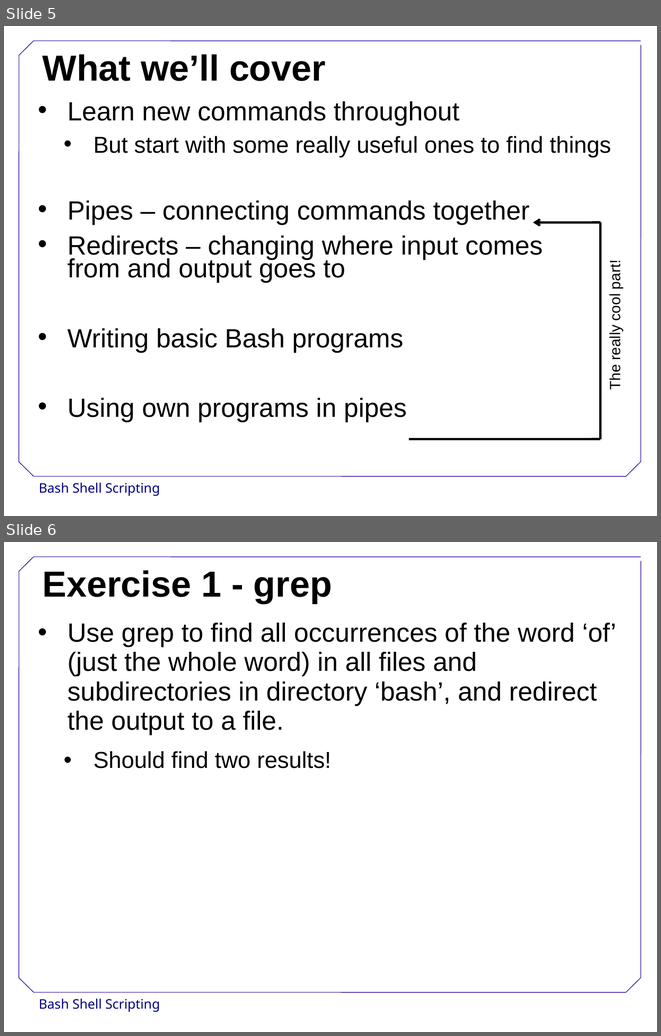
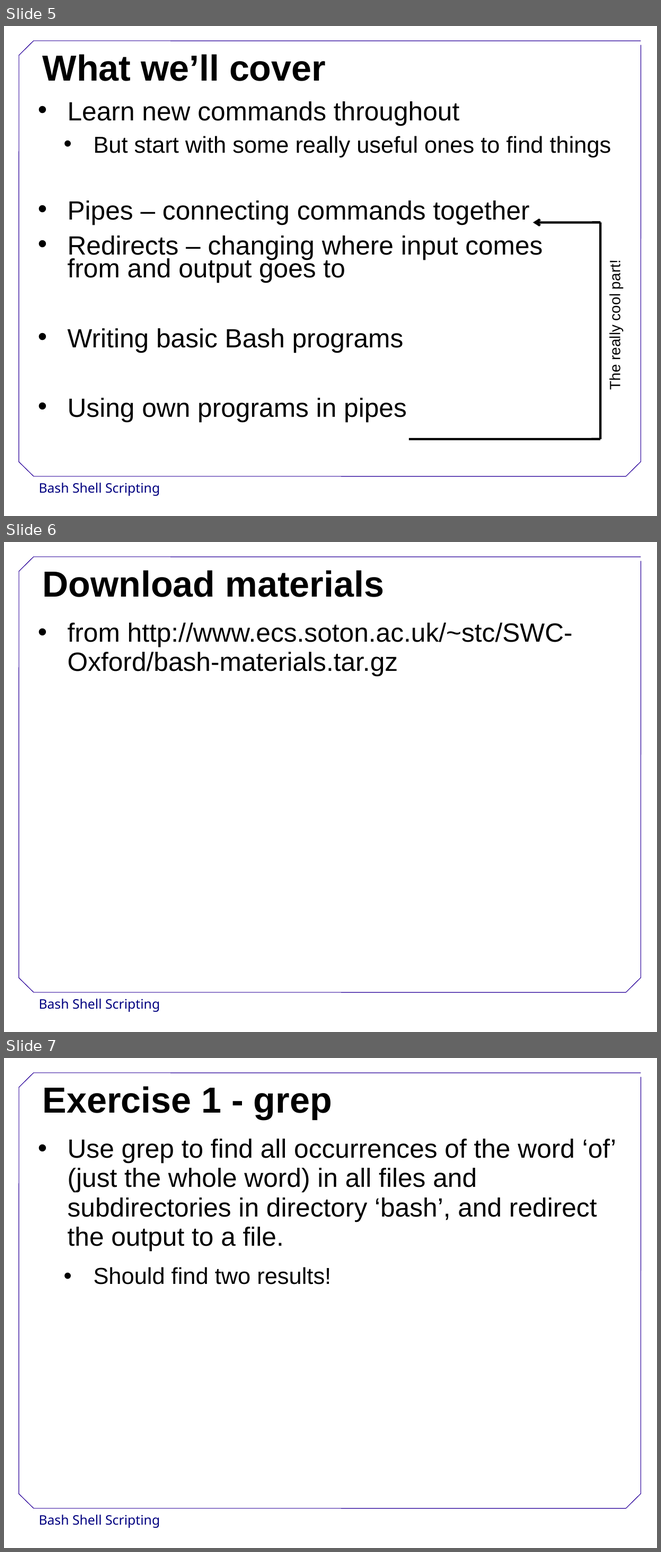
Before and after one commit to swcarpentry/DEPRECATED-boot-camps, a slide deck: BashShellScripting.ppt. Shown one above the other, each under a label of ours: slides 5 and 6 before the commit, slides 5, 6 and 7 after it. The pictures are 661x1036 and 661x1552 pixels, drawn with LibreOffice and Linux fonts; fonts in the diff are those of the drawing; background and template pictures are left out. Boxes give left, top, right and bottom in pixels: in the first picture for what was removed or moved away, otherwise in the second. Text is boxed around its words. In the diff, an @@ line names an element or a change of style, - is before the commit and + after.

Commit message:
Updates to PPTs for downloading materials

```diff
--- a/BashShellScripting.ppt
+++ b/BashShellScripting.ppt
@@ slide 6 added at <box>4,542,657,1032</box>, background #FFFFFF; not listed: 9 template elements that a slide beside it also shows @@
@@ title added at <box>43,570,385,597</box>, 44 pt, text #000000, bold @@
+Download materials
@@ text added at <box>68,623,573,676</box>, 32 pt, text #000000 @@
+• from http://www.ecs.soton.ac.uk/~stc/SWC-Oxford/bash-materials.tar.gz
@@ what was slide 6 is now slide 7 @@
```
Also in this commit, not shown: 1 other file.
